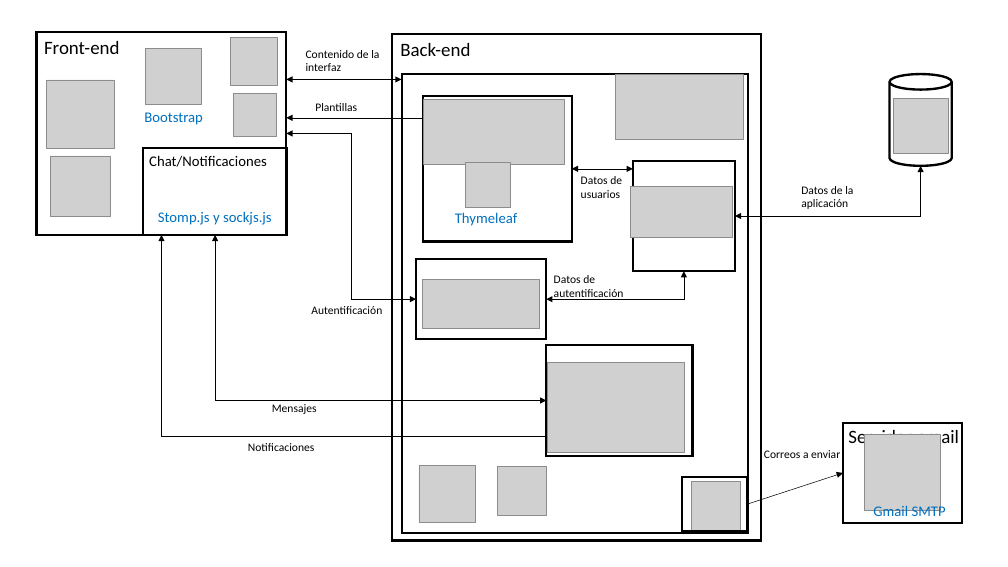
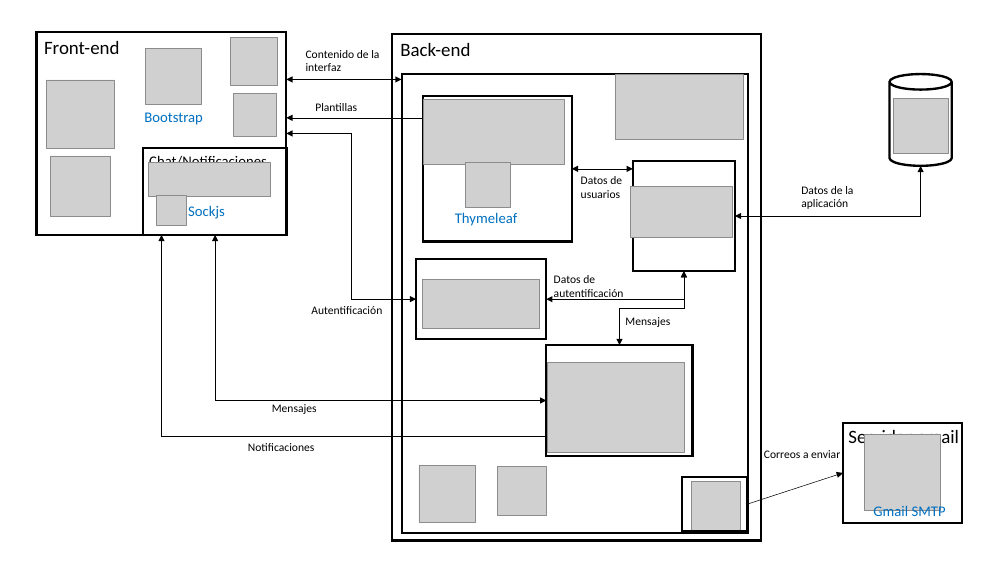
Before and after one commit to jacknieve/TFG, a slide deck: slide 1 of Diseños/aquitectura.pptx. Drawn at 1008x567 pixels with LibreOffice and Linux fonts; fonts in the diff are those of the drawing; grey boxes stand for pictures. Boxes give left, top, right and bottom in pixels: in the first picture for what was removed or moved away, otherwise in the second. Text is boxed around its words. In the diff, an @@ line names an element or a change of style, - is before the commit and + after.

```diff
--- a/Diseños/aquitectura.pptx
+++ b/Diseños/aquitectura.pptx
@@ picture added at bbox=[149, 163, 271, 197] @@
@@ picture added at bbox=[157, 195, 188, 225] @@
@@ text at bbox=[188, 205, 225, 219]: text changed @@
-Stomp.js y sockjs.js
+Sockjs
@@ elbow double arrow added from (684, 271) to (619, 346), #000000 0.5 pt @@
@@ text added at bbox=[625, 317, 670, 327], 11 pt, text #000000 @@
+Mensajes
```
Also in this commit, not shown: 3 other slides changed, 2 slides added, 59 other files.
